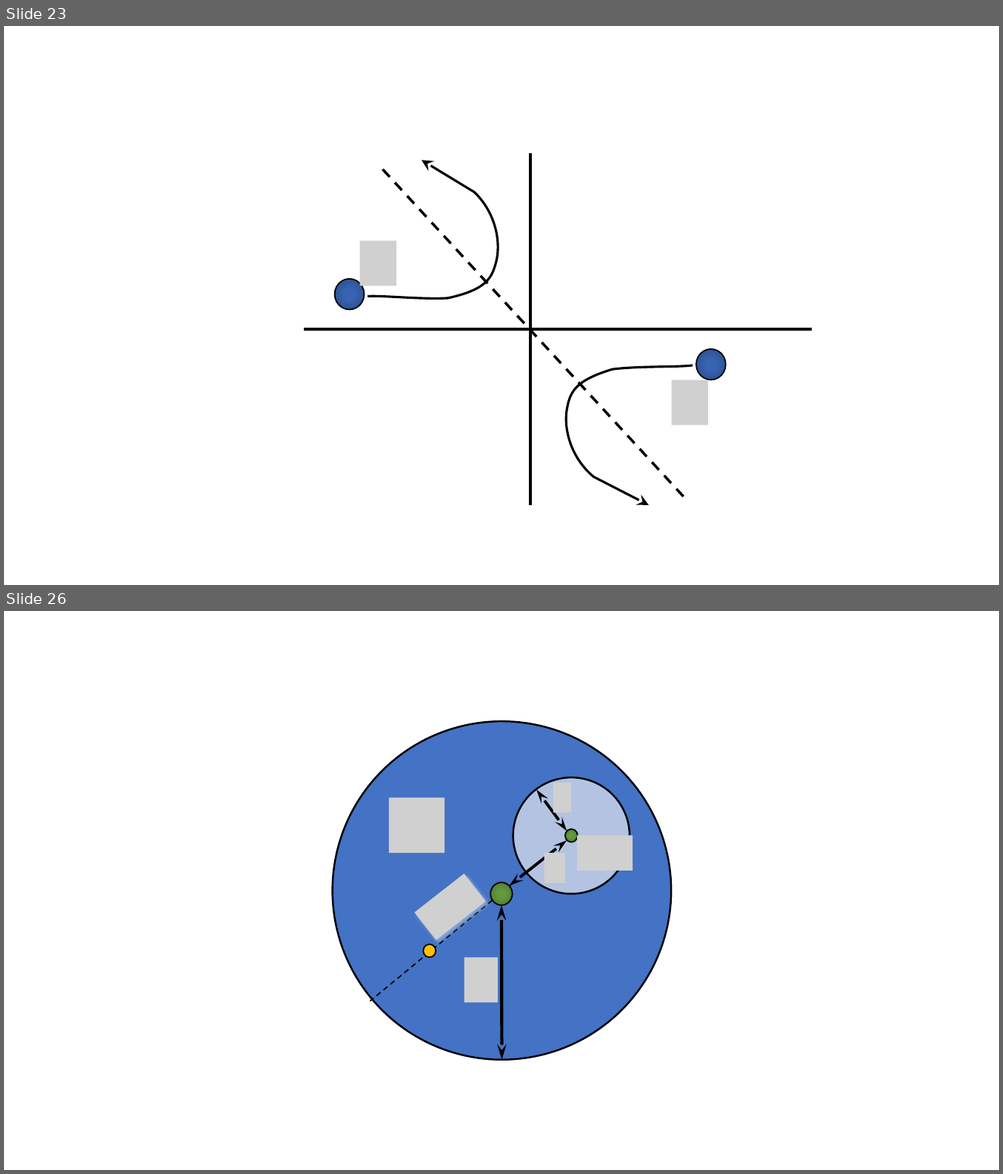
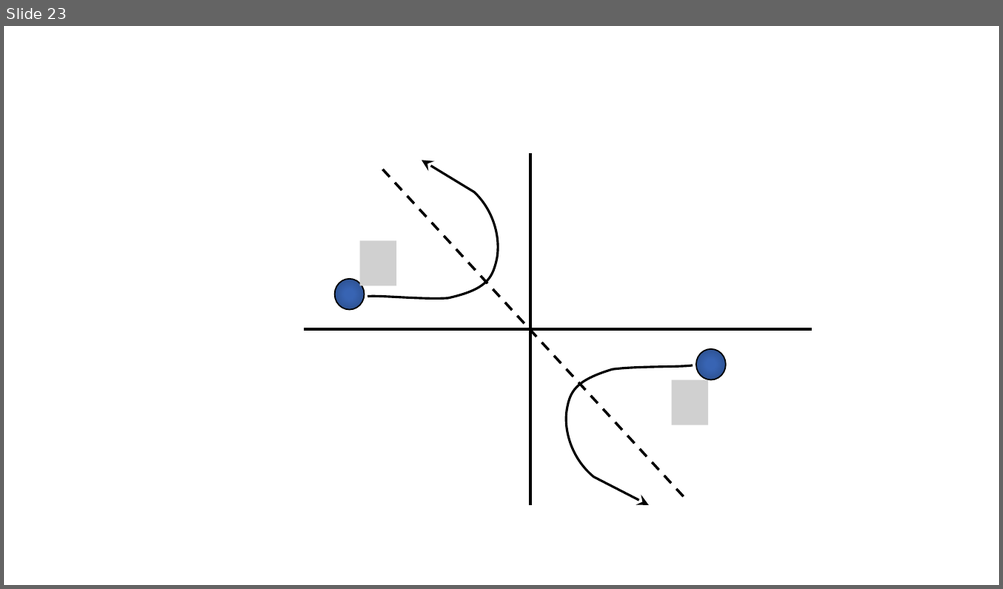
Before and after one commit to savchenko-physics/savchenko-physics.github.io, a slide deck: volunteer/Drawings.pptx. Shown one above the other, each under a label of ours: slides 23 and 26 before the commit, slide 23 after it; the slides between them are not shown. The pictures are 1003x1174 and 1003x589 pixels, drawn with LibreOffice and Linux fonts; fonts in the diff are those of the drawing; grey boxes stand for pictures. Boxes give left, top, right and bottom in pixels: in the first picture for what was removed or moved away, otherwise in the second. Text is boxed around its words. In the diff, an @@ line names an element or a change of style, - is before the commit and + after.

```diff
--- a/volunteer/Drawings.pptx
+++ b/volunteer/Drawings.pptx
@@ slide 26 removed at bbox=[4, 611, 999, 1170], background #FFFFFF @@
@@ ellipse removed at bbox=[333, 721, 671, 1060] @@
@@ ellipse removed at bbox=[513, 777, 629, 894] @@
@@ picture removed at bbox=[553, 783, 571, 812] @@
@@ picture removed at bbox=[389, 797, 445, 853] @@
@@ double arrow removed from (566, 831) to (536, 790) @@
@@ ellipse removed at bbox=[565, 829, 578, 843] @@
@@ double arrow removed from (509, 886) to (566, 841) @@
@@ picture removed at bbox=[544, 854, 565, 883] @@
@@ picture removed at bbox=[577, 835, 633, 871] @@
@@ picture removed at bbox=[415, 874, 486, 940] @@
@@ line removed from (513, 883) to (370, 1001) @@
@@ ellipse removed at bbox=[490, 883, 512, 906] @@
@@ double arrow removed from (502, 1060) to (502, 906) @@
@@ ellipse removed at bbox=[424, 945, 436, 958] @@
@@ picture removed at bbox=[464, 958, 498, 1003] @@
```
Also in this commit, not shown: 2 slides added, 2 other slides removed, 10 other files.
